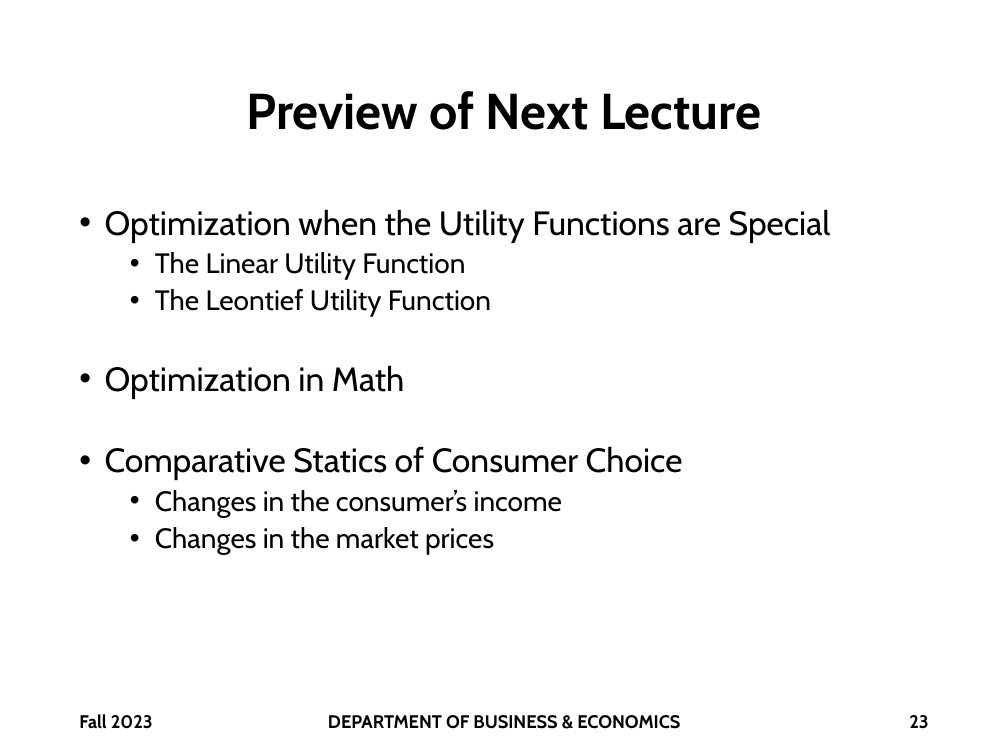
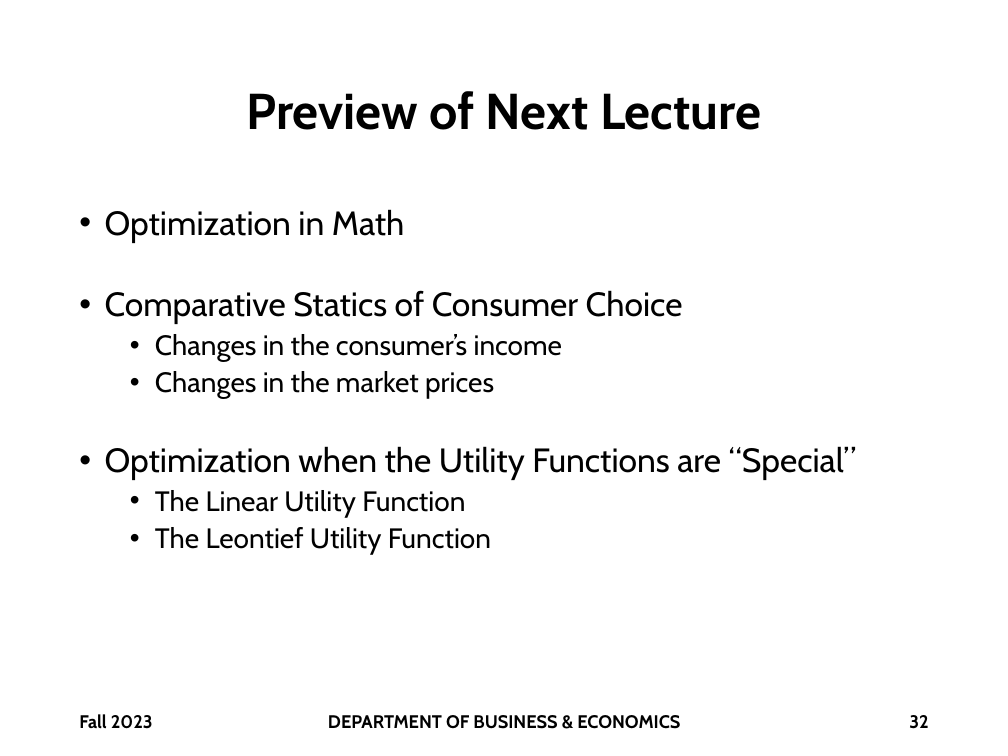
Before and after one commit to brianhwpark/brianhwpark.github.io, a slide deck: slide 32 of files/teaching-resources/monmouthcollege-econ-300/ECON300-LEC08.pptx (slide 23 before the commit). Drawn at 1008x756 pixels with LibreOffice and Linux fonts; fonts in the diff are those of the drawing; background and template pictures are left out. Boxes give left, top, right and bottom in pixels: in the first picture for what was removed or moved away, otherwise in the second. Text is boxed around its words. In the diff, an @@ line names an element or a change of style, - is before the commit and + after.

```diff
--- a/files/teaching-resources/monmouthcollege-econ-300/ECON300-LEC08.pptx
+++ b/files/teaching-resources/monmouthcollege-econ-300/ECON300-LEC08.pptx
@@ text at [105,209,831,317]: paragraphs removed @@
-• Optimization when the Utility Functions are Special
-  • The Linear Utility Function
-  • The Leontief Utility Function
@@ text at [105,446,857,554]: paragraphs added @@
+• Optimization when the Utility Functions are “Special”
+  • The Linear Utility Function
+  • The Leontief Utility Function
@@ page number at [909,715,928,729]: text changed @@
-23
+32
```
Also in this commit, not shown: 4 other slides changed, 9 slides added, 7 other files.
